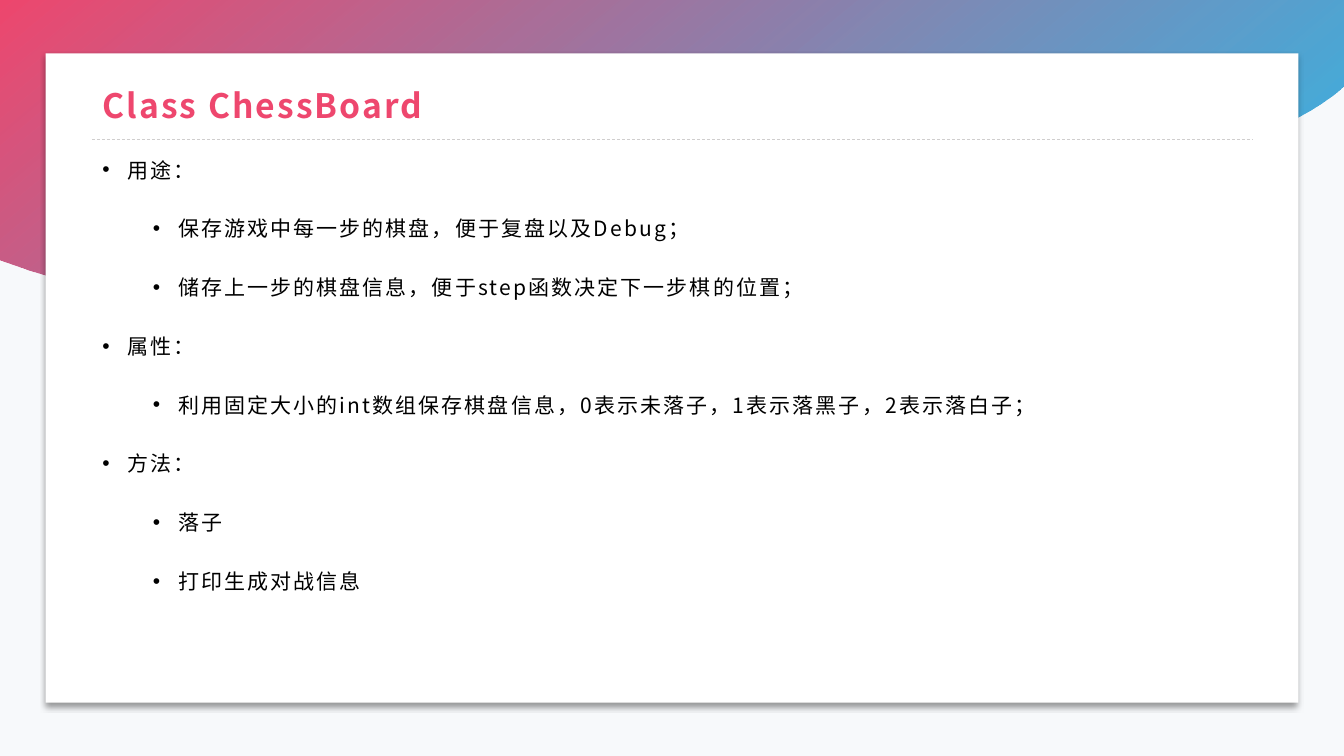
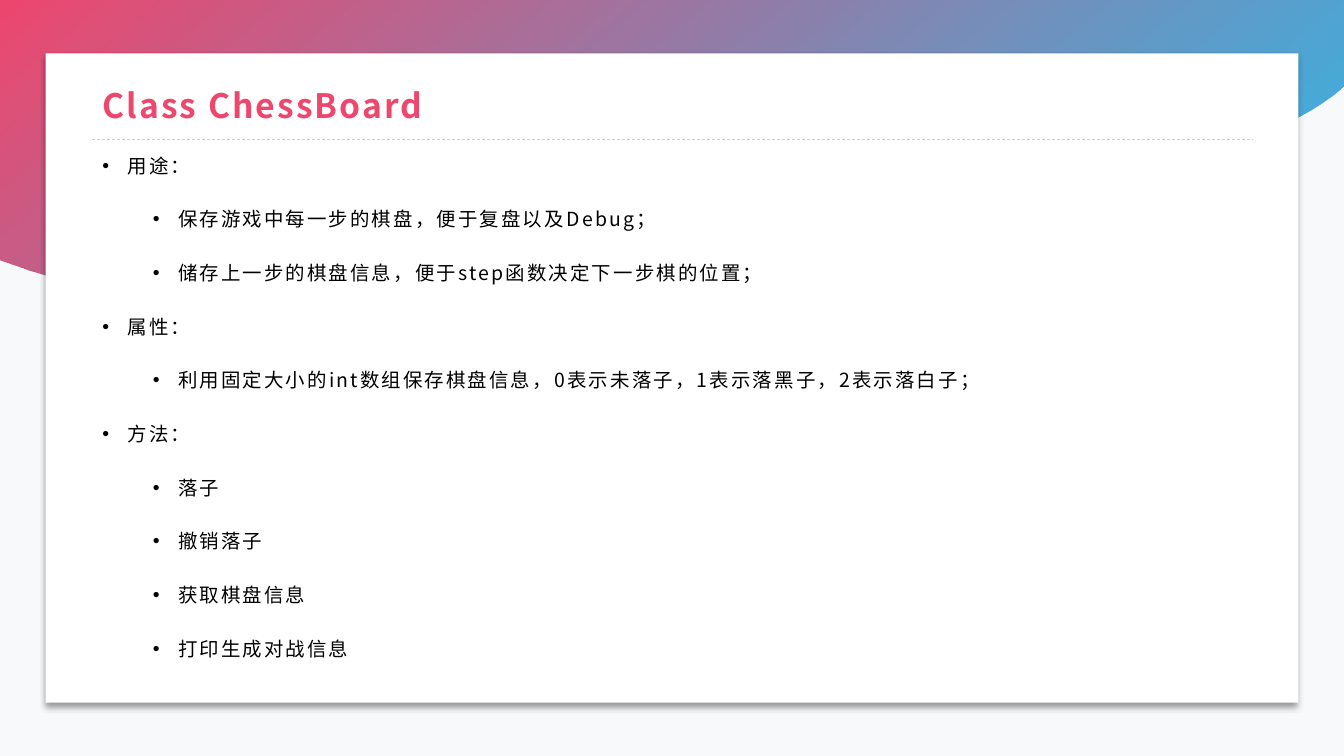
Before and after one commit to String10/Connect6VirtualAI, a slide deck: slide 2 of README/Connect6AI.pptx. Drawn at 1344x756 pixels with LibreOffice and Linux fonts; fonts in the diff are those of the drawing. Boxes give left, top, right and bottom in pixels: in the first picture for what was removed or moved away, otherwise in the second. Text is boxed around its words. In the diff, an @@ line names an element or a change of style, - is before the commit and + after.

```diff
--- a/README/Connect6AI.pptx
+++ b/README/Connect6AI.pptx
@@ text at bbox=[128, 156, 979, 658]: size 15 to 13.9 pt; line spacing 1.5 to 1.4 @@
@@ text at bbox=[178, 531, 305, 604]: paragraphs added @@
+  • 撤销落子
+  • 获取棋盘信息
```
Also in this commit, not shown: 1 other slide changed, 29 other files.
